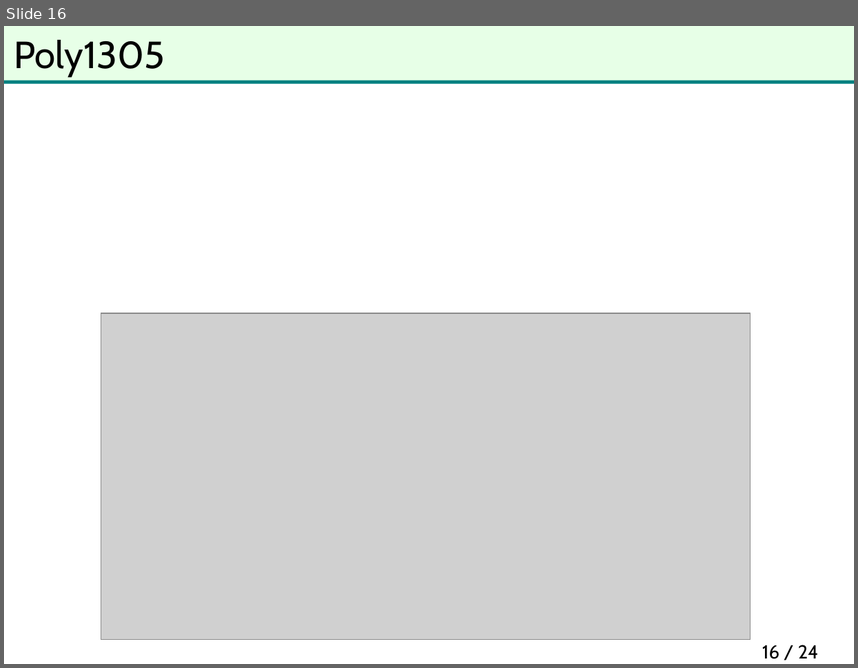
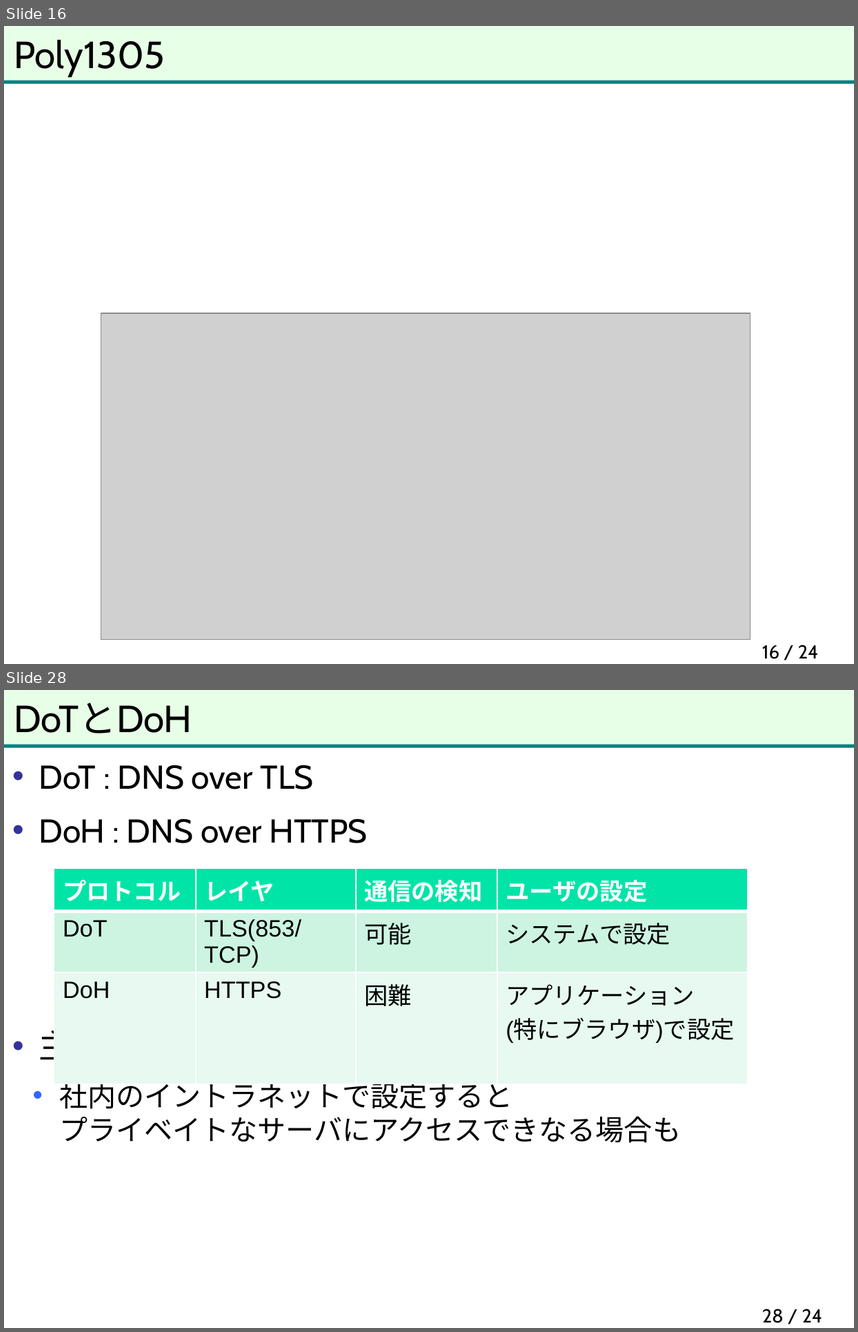
Before and after one commit to herumi/anninbon, a slide deck: lec/anninbon9.pptx. Shown one above the other, each under a label of ours: slide 16 before the commit, slides 16 and 28 after it; the slides between them are not shown. The pictures are 858x668 and 858x1332 pixels, drawn with LibreOffice and Linux fonts; fonts in the diff are those of the drawing; grey boxes stand for pictures; background and template pictures are left out. Boxes give left, top, right and bottom in pixels: in the first picture for what was removed or moved away, otherwise in the second. Text is boxed around its words. In the diff, an @@ line names an element or a change of style, - is before the commit and + after.

```diff
--- a/lec/anninbon9.pptx
+++ b/lec/anninbon9.pptx
@@ slide 28 added at [4, 690, 854, 1328], background #FFFFFF; not listed: 2 template elements that a slide beside it also shows @@
@@ title added at [14, 702, 192, 733], 32 pt, text #000000 @@
+DoTとDoH
@@ text added at [39, 765, 681, 1143], 28 pt, text #000000 @@
+• DoT : DNS over TLS
+• DoH : DNS over HTTPS
+• 主にパブリックDNSの利用を想定
+  • 社内のイントラネットで設定すると
+    プライベイトなサーバにアクセスできなる場合も
@@ table added at [54, 869, 748, 1045], 3 rows, 4 columns @@
+プロトコル | レイヤ | 通信の検知 | ユーザの設定
+DoT | TLS(853/TCP) | 可能 | システムで設定
+DoH | HTTPS | 困難 | アプリケーション / (特にブラウザ)で設定
@@ page number added at [762, 1308, 823, 1323], 16 pt, text #000000 @@
+28 / 24
```
Also in this commit, not shown: 14 other slides added.
